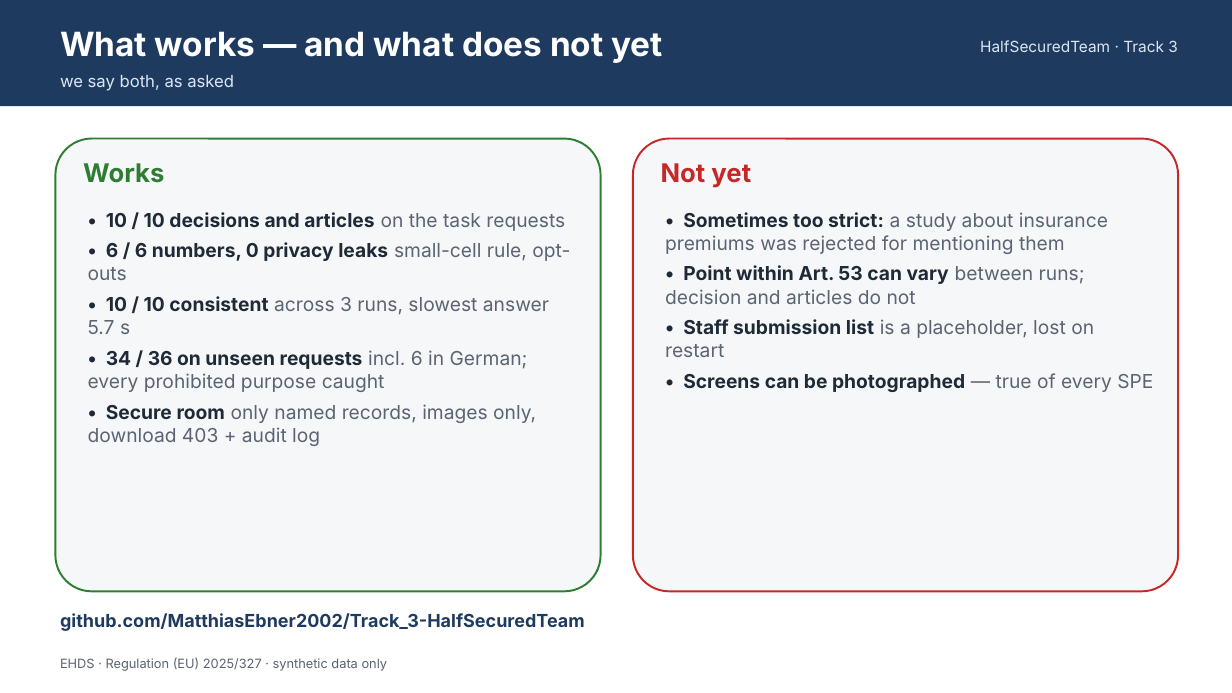
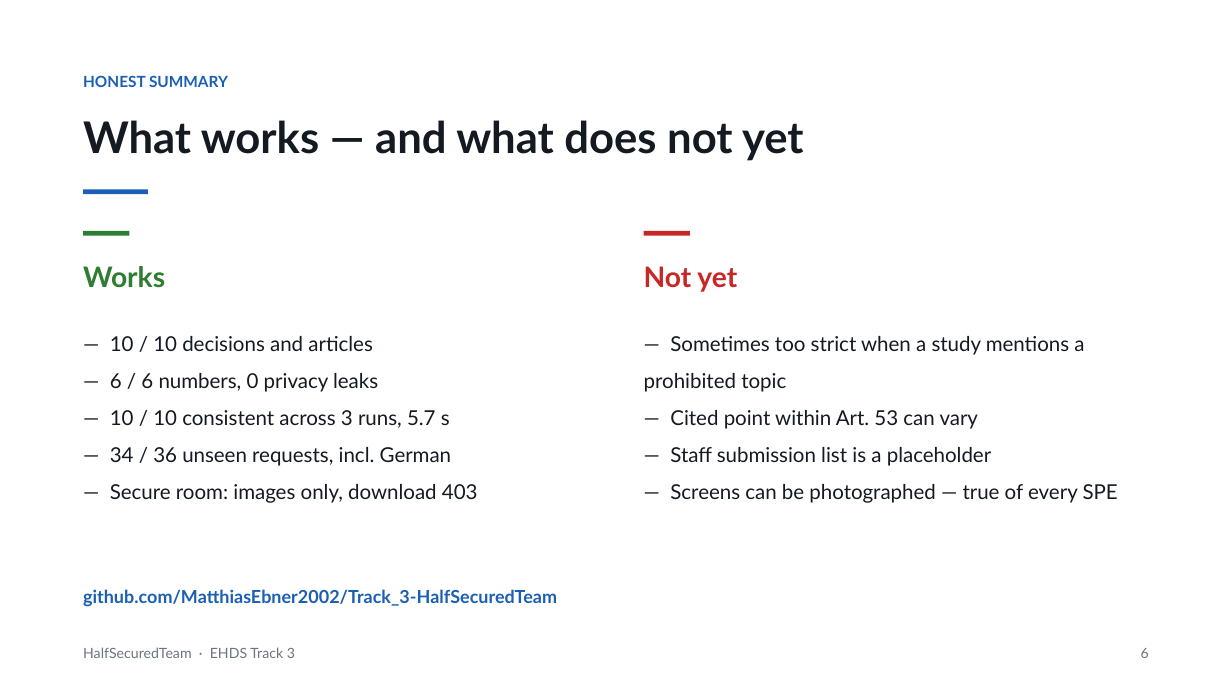
Before and after one commit to MatthiasEbner2002/Track_3-HalfSecuredTeam, a slide deck: slide 6 of docs/slides/pitch.pptx (slide 7 before the commit). Drawn at 1232x693 pixels with LibreOffice and Linux fonts; fonts in the diff are those of the drawing. Boxes give left, top, right and bottom in pixels: in the first picture for what was removed or moved away, otherwise in the second. Text is boxed around its words. In the diff, an @@ line names an element or a change of style, - is before the commit and + after.

```diff
--- a/docs/slides/pitch.pptx
+++ b/docs/slides/pitch.pptx
@@ rectangle removed at box(0, 0, 1232, 106) @@
@@ text removed at box(60, 75, 234, 91) @@
-we say both, as asked
@@ text added at box(83, 75, 228, 87), 12 pt, text #1A5FB4, bold @@
+HONEST SUMMARY
@@ text "What works — and what ...": place and size @@
-text "What works — and what ..." at box(60, 31, 663, 63)
+text "What works — and what ..." at box(83, 120, 804, 161)
@@ text "What works — and what ..." at box(83, 120, 804, 161): size 26 to 34 pt, font Inter to Lato, text colour #FFFFFF to #141A22; line spacing 1 to 1.15 @@
@@ rounded rectangle removed at box(55, 139, 601, 592) @@
@@ rounded rectangle removed at box(633, 139, 1178, 592) @@
@@ rectangle added at box(83, 189, 148, 194), fill #1A5FB4 @@
@@ rectangle added at box(83, 231, 129, 236), fill #2E7D32 @@
@@ rectangle added at box(644, 231, 690, 236), fill #C62828 @@
@@ text "Works": place and size @@
-text "Works" at box(83, 163, 164, 183)
+text "Works" at box(83, 266, 165, 288)
@@ text "Works" at box(83, 266, 165, 288): size 20 to 22 pt, font Inter to Lato; line spacing 1 to 1.15 @@
@@ text "Not yet" at box(644, 266, 737, 292): size 20 to 22 pt, font Inter to Lato; line spacing 1 to 1.15 @@
@@ text "Not yet": place and size @@
-text "Not yet" at box(661, 163, 751, 188)
+text "Not yet" at box(644, 266, 737, 292)
@@ text at box(110, 336, 478, 503): text changed; size 15 to 16 pt; font Inter to Lato; text colour #5B6472 to #141A22 @@
-• 10 / 10 decisions and articles on the task requests
-• 6 / 6 numbers, 0 privacy leaks small-cell rule, opt-outs
-• 10 / 10 consistent across 3 runs, slowest answer 5.7 s
-• 34 / 36 on unseen requests incl. 6 in German; every prohibited purpose caught
-• Secure room only named records, images only, download 403 + audit log
+— 10 / 10 decisions and articles
+— 6 / 6 numbers, 0 privacy leaks
+— 10 / 10 consistent across 3 runs, 5.7 s
+— 34 / 36 unseen requests, incl. German
+— Secure room: images only, download 403
@@ text at box(644, 336, 1118, 503): text changed; size 15 to 16 pt; font Inter to Lato; text colour #5B6472 to #141A22 @@
-• Sometimes too strict: a study about insurance premiums was rejected for mentioning them
-• Point within Art. 53 can vary between runs; decision and articles do not
-• Staff submission list is a placeholder, lost on restart
-• Screens can be photographed — true of every SPE
+— Sometimes too strict when a study mentions a prohibited topic
+— Cited point within Art. 53 can vary
+— Staff submission list is a placeholder
+— Screens can be photographed — true of every SPE
@@ text "github.com/MatthiasEbner2002/Track_3-HalfSecuredTeam": place and size @@
-text "github.com/MatthiasEbner2002/Track_3-HalfSecuredTeam" at box(60, 613, 585, 631)
+text "github.com/MatthiasEbner2002/Track_3-HalfSecuredTeam" at box(83, 589, 557, 607)
@@ text "github.com/MatthiasEbner2002/Track_3-HalfSecuredTeam" at box(83, 589, 557, 607): font Inter to Lato, text colour #1F3A5F to #1A5FB4; line spacing 1 to 1.15 @@
@@ text removed at box(60, 657, 388, 671) @@
-EHDS · Regulation (EU) 2025/327 · synthetic data only
@@ text at box(83, 647, 295, 658): text changed; size 12 to 11 pt; font Inter to Lato; text colour #DBE6F3 to #6B7480 @@
-HalfSecuredTeam · Track 3
+HalfSecuredTeam · EHDS Track 3
@@ text added at box(1141, 648, 1149, 658), 11 pt, text #6B7480 @@
+6
```
Also in this commit, not shown: 3 other slides changed, 7 slides added, 3 slides removed, 2 other files.
